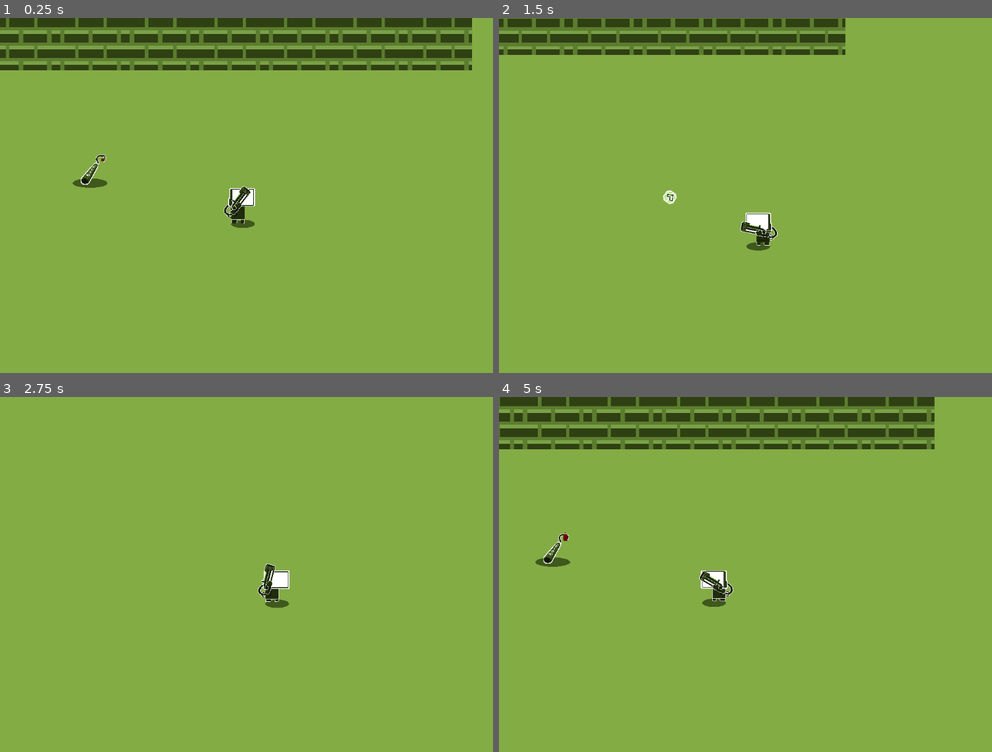
Above: before the commit, frames 1-4 (two rows, left to right).
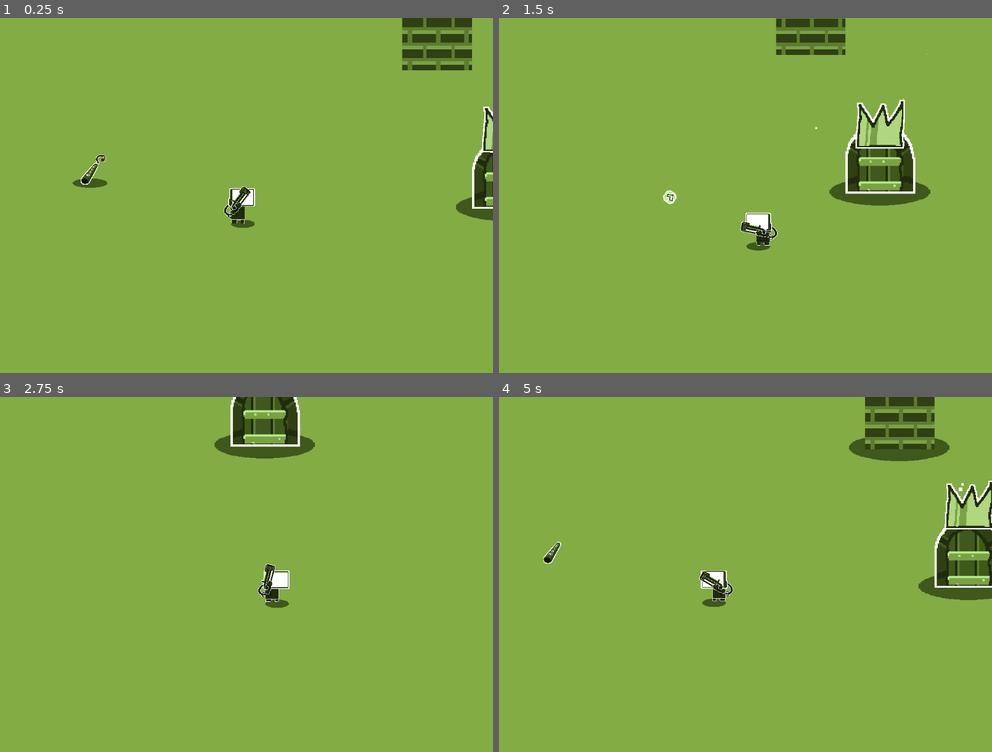
Above: after the commit, the same moments.

Repository: DeadM4nn/DeadmannGame
Game: Godot game, scene res://Levels/GameLevel/lvl_base.tscn
The game is run twice, just before and just after one commit, with the same random seed, the same clock (stepped at 60 frames per second) and the same inputs.
Inputs (mouse positions are in pixels of both pictures, inside the frame that each line leads up to):
- Up to frame 1 (0.25 s): no input
- Up to frame 2 (1.5 s): move the mouse to (853, 177) at 0.52 s; hold Right (ui_right) 0.53-1.28 s; hold Space (Canon) 0.53-1.28 s; move the mouse to (646, 213) at 1.27 s; hold Down (ui_down) from 1.28 s (still down); click (646, 213) at 1.35 s
- Up to frame 3 (2.75 s): move the mouse to (295, 496) at 2.02 s; release Down (ui_down) at 2.03 s; hold Right (ui_right) from 2.03 s (still down); hold Right mouse button (shoot_r) from 2.03 s (still down)
- Up to frame 4 (5 s): move the mouse to (720, 645) at 2.77 s; release Right (ui_right) at 2.78 s; release Right mouse button (shoot_r) at 2.78 s; hold Up (ui_up) 2.78-3.53 s; tap Mouse wheel up (zoom_in) at 2.85 s; move the mouse to (893, 627) at 3.52 s; hold Mouse wheel down (zoom_out) 3.53-4.28 s; hold Left (ui_left) from 3.53 s (still down); move the mouse to (597, 521) at 4.27 s; tap Space (Canon) at 4.35 s

The runs differ from the first frame. In frame 1, 11% of the frame differs, in the area x 0-100%, y 0-58%; in frame 2, 8.3%; in frame 3, 2.3%; in frame 4, 13%.

Commit message:
Added Goal

Diff:
--- a/Asset/TileSet/Map.tres
+++ b/Asset/TileSet/Map.tres
@@ -1,15 +1,16 @@
-[gd_resource type="TileSet" load_steps=5 format=3 uid="uid://cwao62jnlavpm"]
+[gd_resource type="TileSet" load_steps=6 format=3 uid="uid://cwao62jnlavpm"]
 
 [ext_resource type="PackedScene" uid="uid://yfvcmsf6ldym" path="res://Element/Swappable/base_swappable.tscn" id="1_8vx53"]
 [ext_resource type="PackedScene" uid="uid://xkqti6cpj6wj" path="res://Swappables/Wall.tscn" id="2_dgyic"]
 [ext_resource type="PackedScene" uid="uid://cx8r7jdtji7j6" path="res://Swappables/Dynamite.tscn" id="3_i4u3g"]
+[ext_resource type="PackedScene" uid="uid://gsgvuv8gvn6j" path="res://Swappables/Goal.tscn" id="4_m4d0s"]
 
 [sub_resource type="TileSetScenesCollectionSource" id="TileSetScenesCollectionSource_k8aur"]
 resource_name = "Swappables"
 scenes/1/scene = ExtResource("1_8vx53")
-scenes/1/display_placeholder = ExtResource("1_8vx53")
 scenes/2/scene = ExtResource("2_dgyic")
 scenes/3/scene = ExtResource("3_i4u3g")
+scenes/4/scene = ExtResource("4_m4d0s")
 
 [resource]
 tile_size = Vector2i(256, 256)
--- a/Element/Swappable/base_swappable.tscn
+++ b/Element/Swappable/base_swappable.tscn
@@ -55,10 +55,10 @@
 colors = PackedColorArray(1, 0.833333, 0, 1, 1, 0.868653, 0.211921, 1, 1, 0.915011, 0.490066, 1, 1, 0.956954, 0.741722, 1, 1, 1, 1, 1)
 
 [sub_resource type="CircleShape2D" id="CircleShape2D_u352e"]
-radius = 40.8481
+radius = 106.871
 
 [sub_resource type="CircleShape2D" id="CircleShape2D_30520"]
-radius = 348.174
+radius = 988.316
 
 [sub_resource type="Animation" id="Animation_rmpsy"]
 resource_name = "Flap_Wings"
@@ -173,10 +173,10 @@
 }
 
 [sub_resource type="CircleShape2D" id="CircleShape2D_el2j4"]
-radius = 71.5122
+radius = 202.121
 
 [sub_resource type="CircleShape2D" id="CircleShape2D_cyhsj"]
-radius = 33.0606
+radius = 112.285
 
 [node name="BaseSwappable" type="RigidBody2D"]
 collision_layer = 2147483648
--- a/Levels/GameLevel/lvl_base.tscn
+++ b/Levels/GameLevel/lvl_base.tscn
@@ -11,4 +11,4 @@
 [node name="TileMap" type="TileMap" parent="."]
 tile_set = ExtResource("2_73705")
 format = 2
-layer_0/tile_data = PackedInt32Array(-393208, 0, 131072, -393207, 0, 131072, -393206, 0, 131072, -393205, 0, 131072, -393204, 0, 131072, -393203, 0, 131072, -393202, 0, 131072, -262135, 0, 196608)
+layer_0/tile_data = PackedInt32Array(-393202, 0, 131072, -262135, 0, 196608, -262129, 0, 262144)
--- /dev/null
+++ b/Swappables/Goal.tscn
@@ -0,0 +1,51 @@
+[gd_scene load_steps=3 format=3 uid="uid://gsgvuv8gvn6j"]
+
+[ext_resource type="PackedScene" uid="uid://yfvcmsf6ldym" path="res://Element/Swappable/base_swappable.tscn" id="1_bjiiv"]
+[ext_resource type="Texture2D" uid="uid://n72sunuti4ao" path="res://Asset/Swappables/Door.png" id="2_c41d7"]
+
+[node name="Goal" type="Node2D"]
+
+[node name="BaseSwappable" parent="." instance=ExtResource("1_bjiiv")]
+flying = false
+chasing = false
+trophy = true
+
+[node name="Sprite" parent="BaseSwappable/Size/Flapping/Floating" index="0"]
+texture = ExtResource("2_c41d7")
+
+[node name="Skull" parent="BaseSwappable/Size/Flapping/Floating/Sprite" index="0"]
+visible = false
+rotation = -0.199301
+scale = Vector2(0.365777, 0.365777)
+
+[node name="Fuse" parent="BaseSwappable/Size/Flapping/Floating/Sprite" index="1"]
+visible = false
+position = Vector2(-1.49944, -27.4719)
+scale = Vector2(0.802068, 0.802068)
+
+[node name="Crown" parent="BaseSwappable/Size/Flapping/Floating/Sprite" index="2"]
+position = Vector2(-0.248502, -25.0178)
+rotation = 0.0056625
+
+[node name="CollisionShape2D" parent="BaseSwappable" index="1"]
+position = Vector2(0, 0)
+
+[node name="EyeSight" parent="BaseSwappable" index="3"]
+visible = true
+position = Vector2(0, 0)
+
+[node name="Touch" parent="BaseSwappable" index="10"]
+position = Vector2(0, 0)
+
+[node name="Shape" parent="BaseSwappable/Touch" index="0"]
+visible = true
+position = Vector2(0, 0)
+
+[node name="Wall" parent="BaseSwappable" index="11"]
+visible = true
+position = Vector2(0, 0)
+
+[node name="Shape" parent="BaseSwappable/Wall" index="0"]
+position = Vector2(0, 0)
+
+[editable path="BaseSwappable"]
